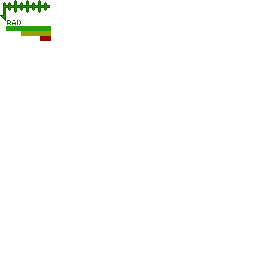
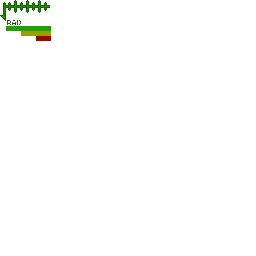
Layers edited between the first and the second 256x256 image:
painted on "Слой 2" over 36, 36, 40, 41
